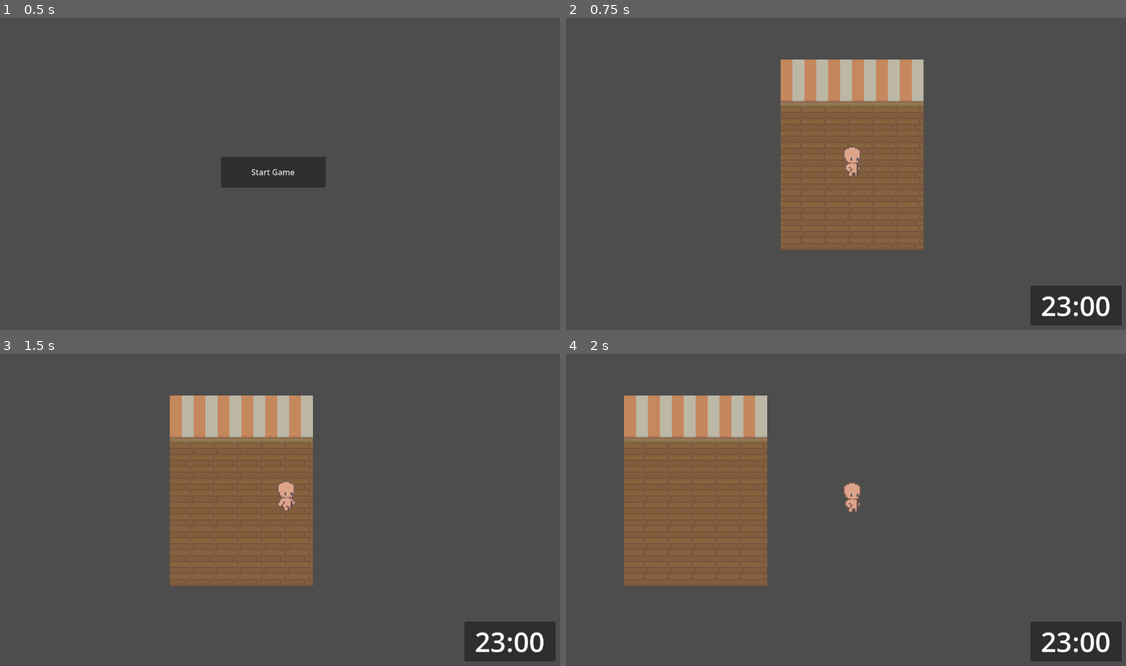
Above: before the commit, frames 1-4 (two rows, left to right).
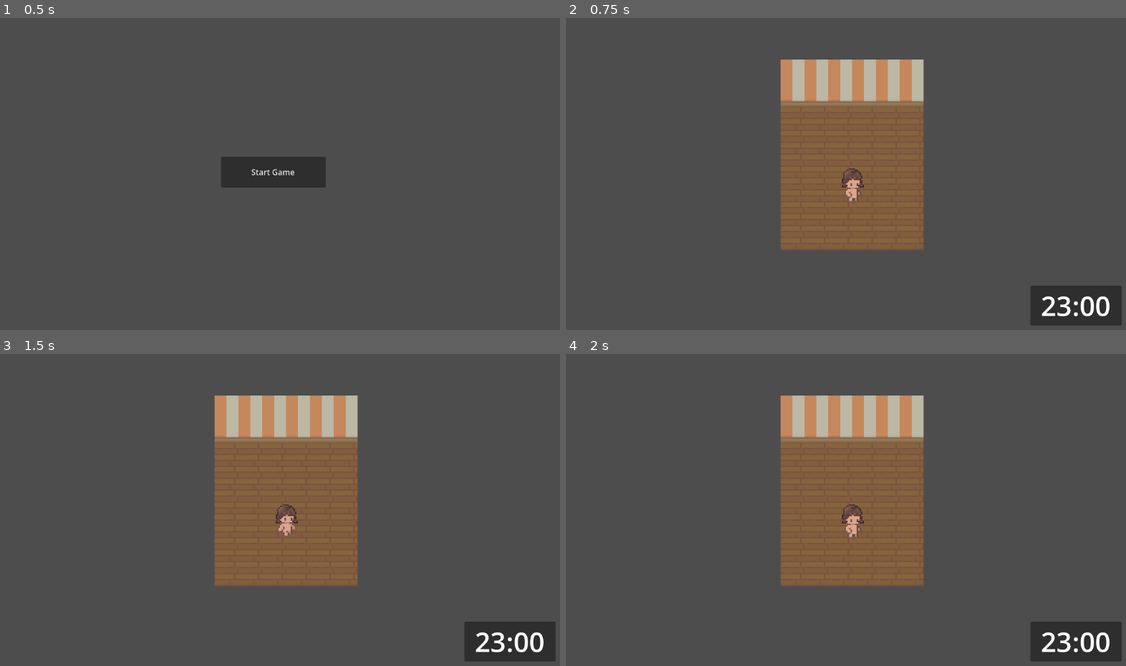
Above: after the commit, the same moments.

Repository: 134148/HauntingDeadline
Game: Godot game, scene res://scenes/titlescreen.tscn
Two runs of this game, one before a commit and one after it. Both use one fixed random seed, a clock stepped at 60 frames per second and the inputs below.
Inputs:
- Up to frame 1 (0.5 s): no input
- Up to frame 2 (0.75 s): click "Start Game" at 0.5 s
- Up to frame 3 (1.5 s): tap Enter at 1.25 s; hold D (right) from 1.28 s (still down)
- Up to frame 4 (2 s): keep holding D (right)

Frame 1 is identical in both runs. In frame 2, 0.4% of the frame differs, in the area x 49-54%, y 41-59%; in frame 3, 11%; in frame 4, 31%, in the area x 10-64%, y 13-75%.
Error after the commit: Invalid access to property or key 'animation' on a base object of type 'null instance'. (res://scripts/speler.gd:31)

Commit message:
HAAR DARIA

Diff:
--- a/scenes/speler.tscn
+++ b/scenes/speler.tscn
@@ -39,6 +39,38 @@
 atlas = ExtResource("1_eg4ei")
 region = Rect2(224, 0, 32, 34)
 
+[sub_resource type="AtlasTexture" id="AtlasTexture_3n8en"]
+atlas = ExtResource("1_eg4ei")
+region = Rect2(0, 68, 32, 34)
+
+[sub_resource type="AtlasTexture" id="AtlasTexture_re5ni"]
+atlas = ExtResource("1_eg4ei")
+region = Rect2(32, 68, 32, 34)
+
+[sub_resource type="AtlasTexture" id="AtlasTexture_wkl0p"]
+atlas = ExtResource("1_eg4ei")
+region = Rect2(64, 68, 32, 34)
+
+[sub_resource type="AtlasTexture" id="AtlasTexture_1ch2h"]
+atlas = ExtResource("1_eg4ei")
+region = Rect2(96, 68, 32, 34)
+
+[sub_resource type="AtlasTexture" id="AtlasTexture_2fqj6"]
+atlas = ExtResource("1_eg4ei")
+region = Rect2(128, 68, 32, 34)
+
+[sub_resource type="AtlasTexture" id="AtlasTexture_k4s1p"]
+atlas = ExtResource("1_eg4ei")
+region = Rect2(160, 68, 32, 34)
+
+[sub_resource type="AtlasTexture" id="AtlasTexture_qihb5"]
+atlas = ExtResource("1_eg4ei")
+region = Rect2(192, 68, 32, 34)
+
+[sub_resource type="AtlasTexture" id="AtlasTexture_mcsx5"]
+atlas = ExtResource("1_eg4ei")
+region = Rect2(224, 68, 32, 34)
+
 [sub_resource type="SpriteFrames" id="SpriteFrames_lplo0"]
 animations = [{
 "frames": [{
@@ -77,6 +109,111 @@
 "loop": true,
 "name": &"Walking",
 "speed": 7.0
+}, {
+"frames": [{
+"duration": 1.0,
+"texture": SubResource("AtlasTexture_3n8en")
+}, {
+"duration": 1.0,
+"texture": SubResource("AtlasTexture_re5ni")
+}, {
+"duration": 1.0,
+"texture": SubResource("AtlasTexture_wkl0p")
+}, {
+"duration": 1.0,
+"texture": SubResource("AtlasTexture_1ch2h")
+}, {
+"duration": 1.0,
+"texture": SubResource("AtlasTexture_2fqj6")
+}, {
+"duration": 1.0,
+"texture": SubResource("AtlasTexture_k4s1p")
+}, {
+"duration": 1.0,
+"texture": SubResource("AtlasTexture_qihb5")
+}, {
+"duration": 1.0,
+"texture": SubResource("AtlasTexture_mcsx5")
+}],
+"loop": true,
+"name": &"hair_walking",
+"speed": 5.0
+}]
+
+[sub_resource type="AtlasTexture" id="AtlasTexture_4hh77"]
+atlas = ExtResource("1_eg4ei")
+region = Rect2(0, 68, 32, 34)
+
+[sub_resource type="AtlasTexture" id="AtlasTexture_gjejr"]
+atlas = ExtResource("1_eg4ei")
+region = Rect2(0, 68, 32, 34)
+
+[sub_resource type="AtlasTexture" id="AtlasTexture_hmgcj"]
+atlas = ExtResource("1_eg4ei")
+region = Rect2(32, 68, 32, 34)
+
+[sub_resource type="AtlasTexture" id="AtlasTexture_rp07m"]
+atlas = ExtResource("1_eg4ei")
+region = Rect2(64, 68, 32, 34)
+
+[sub_resource type="AtlasTexture" id="AtlasTexture_1flrd"]
+atlas = ExtResource("1_eg4ei")
+region = Rect2(96, 68, 32, 34)
+
+[sub_resource type="AtlasTexture" id="AtlasTexture_f8dos"]
+atlas = ExtResource("1_eg4ei")
+region = Rect2(128, 68, 32, 34)
+
+[sub_resource type="AtlasTexture" id="AtlasTexture_j0n3m"]
+atlas = ExtResource("1_eg4ei")
+region = Rect2(160, 68, 32, 34)
+
+[sub_resource type="AtlasTexture" id="AtlasTexture_a2ew5"]
+atlas = ExtResource("1_eg4ei")
+region = Rect2(192, 68, 32, 34)
+
+[sub_resource type="AtlasTexture" id="AtlasTexture_8ejfr"]
+atlas = ExtResource("1_eg4ei")
+region = Rect2(224, 68, 32, 34)
+
+[sub_resource type="SpriteFrames" id="SpriteFrames_4ro78"]
+animations = [{
+"frames": [{
+"duration": 1.0,
+"texture": SubResource("AtlasTexture_4hh77")
+}],
+"loop": true,
+"name": &"hair_idle",
+"speed": 5.0
+}, {
+"frames": [{
+"duration": 1.0,
+"texture": SubResource("AtlasTexture_gjejr")
+}, {
+"duration": 1.0,
+"texture": SubResource("AtlasTexture_hmgcj")
+}, {
+"duration": 1.0,
+"texture": SubResource("AtlasTexture_rp07m")
+}, {
+"duration": 1.0,
+"texture": SubResource("AtlasTexture_1flrd")
+}, {
+"duration": 1.0,
+"texture": SubResource("AtlasTexture_f8dos")
+}, {
+"duration": 1.0,
+"texture": SubResource("AtlasTexture_j0n3m")
+}, {
+"duration": 1.0,
+"texture": SubResource("AtlasTexture_a2ew5")
+}, {
+"duration": 1.0,
+"texture": SubResource("AtlasTexture_8ejfr")
+}],
+"loop": true,
+"name": &"hair_walking",
+"speed": 5.0
 }]
 
 [sub_resource type="CapsuleShape2D" id="CapsuleShape2D_3n8en"]
@@ -89,13 +226,17 @@
 
 [node name="animatie_speler" type="AnimatedSprite2D" parent="." unique_id=104888703]
 unique_name_in_owner = true
-position = Vector2(0, -17)
 sprite_frames = SubResource("SpriteFrames_lplo0")
 animation = &"Idle"
 autoplay = "Idle"
 
+[node name="animatie_haar" type="AnimatedSprite2D" parent="." unique_id=683366380]
+position = Vector2(0, 2)
+sprite_frames = SubResource("SpriteFrames_4ro78")
+animation = &"hair_idle"
+
 [node name="CollisionShape2D" type="CollisionShape2D" parent="." unique_id=111746218]
-position = Vector2(0, -12)
+position = Vector2(0, 5)
 shape = SubResource("CapsuleShape2D_3n8en")
 
 [node name="Camera2D" type="Camera2D" parent="." unique_id=418377115]
--- a/scripts/speler.gd
+++ b/scripts/speler.gd
@@ -19,4 +19,15 @@
 		velocity = velocity.move_toward(Vector2.ZERO, movement_speed)
 		if %animatie_speler.animation != "Idle": %animatie_speler.animation = "Idle"
 
+	#flip haar
+	if character_direction.x > 0: %animatie_haar.flip_h = false
+	elif character_direction.x < 0: %animatie_haar.flip_h = true
+
+	if character_direction:
+		velocity = character_direction * movement_speed
+		if %animatie_haar.animation != "hair_walking": %animatie_haar.animation = "hair_walking"
+	else:
+		velocity = velocity.move_toward(Vector2.ZERO, movement_speed)
+		if %animatie_haar.animation != "hair_idle": %animatie_haar.animation = "hair_idle"
+
 	move_and_slide()
Not shown, changed: assets/char free/read me.txt
